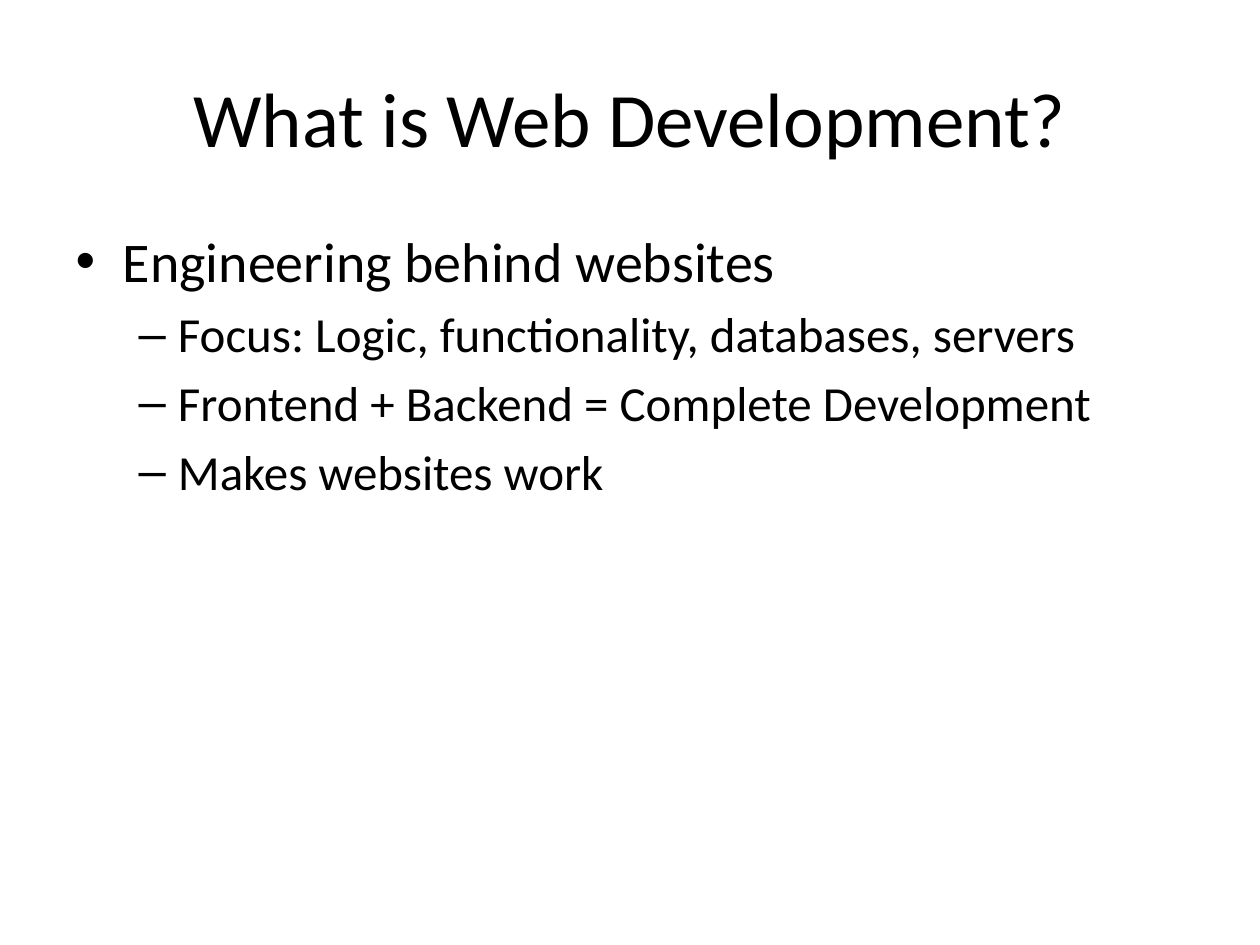
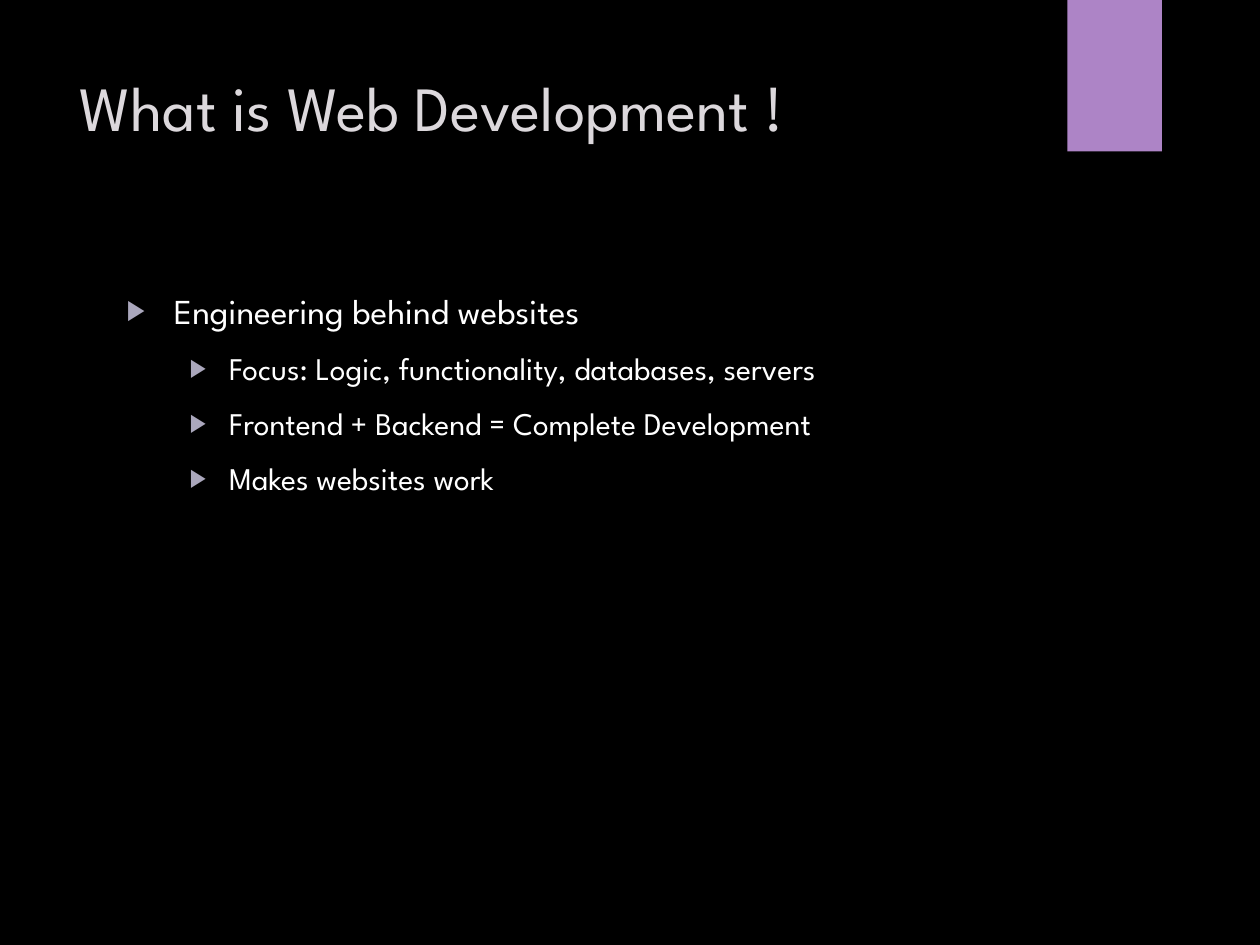
Before and after one commit to CodingBySahil/CorvitSystemPeshawarWeb, a slide deck: slide 6 of Web Designing Course/demo/Web_Designing_Demo_Class_Presentation.pptx (slide 3 before the commit). Drawn at 1260x945 pixels with LibreOffice and Linux fonts; fonts in the diff are those of the drawing; background and template pictures are left out. Boxes give left, top, right and bottom in pixels: in the first picture for what was removed or moved away, otherwise in the second. Text is boxed around its words. In the diff, an @@ line names an element or a change of style, - is before the commit and + after.

```diff
--- a/Web Designing Course/demo/Web_Designing_Demo_Class_Presentation.pptx
+++ b/Web Designing Course/demo/Web_Designing_Demo_Class_Presentation.pptx
@@ background #FFFFFF to picture (left out) @@
@@ rectangle added at (1067, 0, 1162, 151), fill #AD84C6 @@
@@ title "What is Web Development !" at (79, 87, 748, 144): vertical alignment middle to top @@
@@ title at (79, 87, 748, 144): text changed; size 44 to 36 pt; font Calibri to League Spartan; text colour #000000 to #DCD8DC @@
-What is Web Development?
+What is Web Development !
@@ text "Engineering behind websites": place and size @@
-text "Engineering behind websites" at (123, 243, 1091, 491)
+text "Engineering behind websites" at (174, 300, 816, 491)
@@ text "Engineering behind websites" at (174, 300, 816, 491): size 32 to 20 pt in "Engineering behind websites"; font Calibri to League Spartan, text colour #000000 to #FFFFFF; size 28 to 18 pt in "Focus: Logic, functionality, databases, servers", "Frontend + Backend = Complete Development", "Makes websites work"; bullet • to ▶; more space between paragraphs; bullet – to ▶ @@
```
Also in this commit, not shown: 9 other slides changed, 5 slides added.
